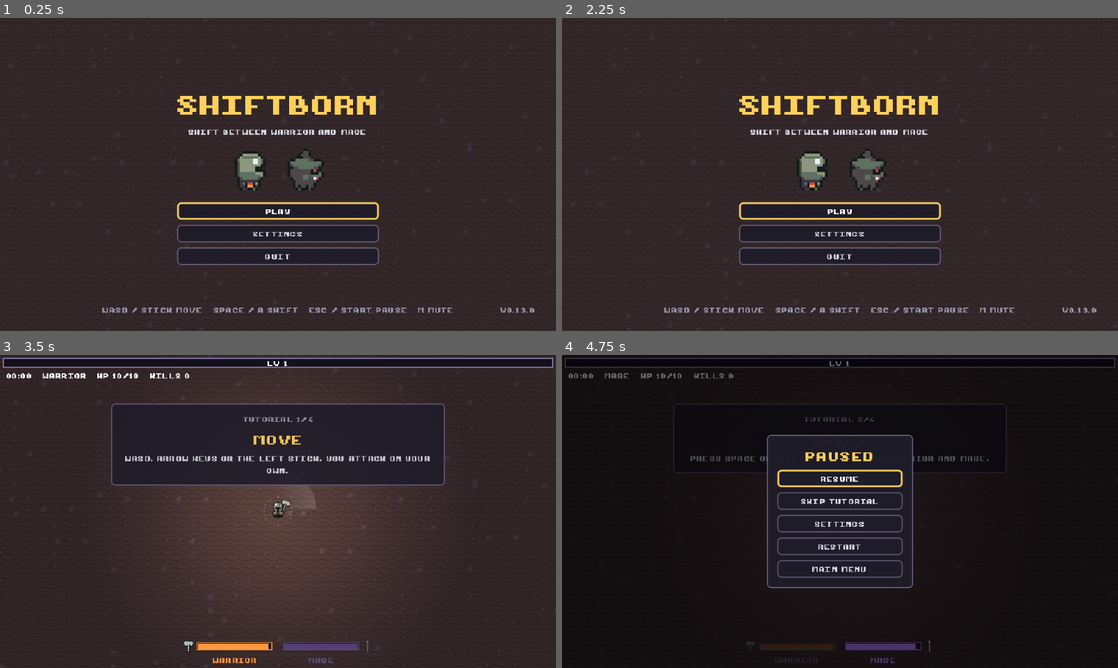
Above: before the commit, frames 1-4 (two rows, left to right).
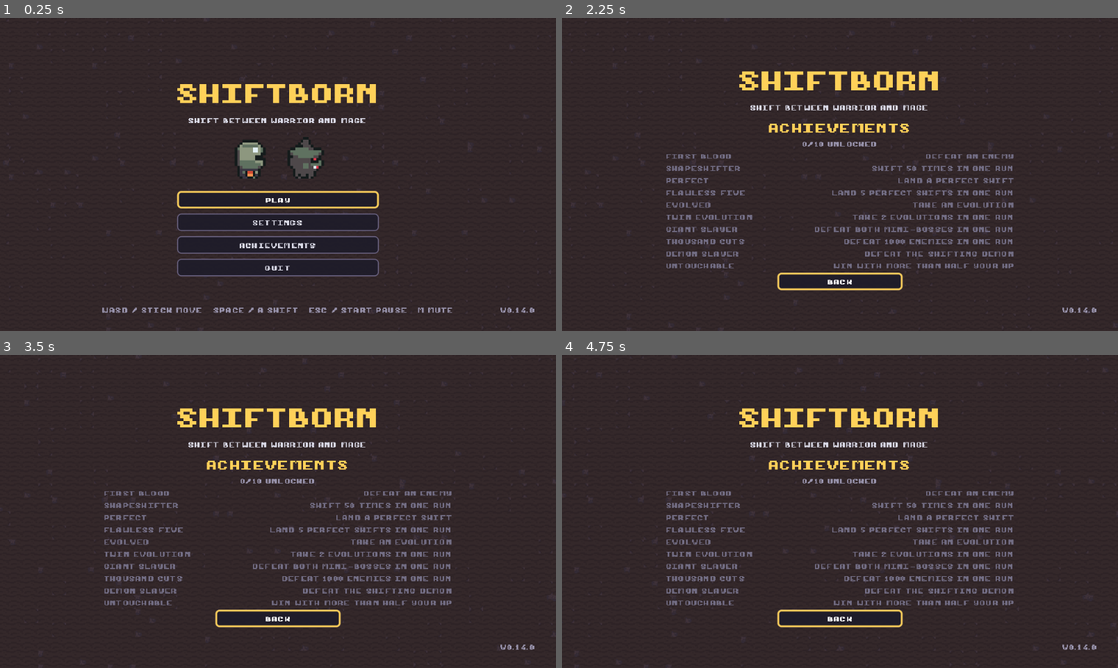
Above: after the commit, the same moments.

Repository: Unwin41/shiftborn
Game: Godot game, scene res://scenes/title.tscn
Two runs of this game, one before a commit and one after it. Both use one fixed random seed, a clock stepped at 60 frames per second and the inputs below.
Inputs (mouse positions are in pixels of both pictures, inside the frame that each line leads up to):
- Up to frame 1 (0.25 s): no input
- Up to frame 2 (2.25 s): click "SETTINGS" at 0.5 s; click "BACK" at 1.25 s; click (840, 243) at 2 s, where only the run after the commit has a clickable "ACHIEVEMENTS"
- Up to frame 3 (3.5 s): click (278, 549) at 2.75 s, where only the run before the commit has a clickable "PLAY"
- Up to frame 4 (4.75 s): move the mouse to (962, 495) at 3.52 s; hold D (move_right) 3.53-4.28 s; tap Shift at 3.6 s; move the mouse to (728, 527) at 4.27 s; hold S (move_down) from 4.28 s (still down); tap P at 4.35 s

The runs differ from the first frame. In frame 1, 7.3% of the frame differs, in the area x 31-95%, y 21-95%; in frame 2, 10%; in frame 3, 20%; in frame 4, 83%, in the area x 0-100%, y 0-100%.

Commit message:
feat: score, best score and ten achievements
Each run is scored: kills x10, seconds x5, perfect shifts x100 and 5000
for beating the boss. The results screen shows the score, its breakdown
and NEW BEST; the title shows the best score and an Achievements page.
Ten achievements (First Blood to Untouchable) unlock during the run
with a toast. Best score and unlocks live in user://progress.cfg.

Unit and smoke tests now point GameSettings and Progress at their own
files, so running them never touches the player's save.

Co-Authored-By: Claude Opus 5.5 <noreply@anthropic.com>

Diff:
--- a/project.godot
+++ b/project.godot
@@ -12,7 +12,7 @@
 
 config/name="Shiftborn"
 config/description="Survivors-like where you shift between knight and mage. GitHub Game Off 2026 (theme: SHIFT)."
-config/version="0.13.0"
+config/version="0.14.0"
 run/main_scene="res://scenes/title.tscn"
 config/features=PackedStringArray("4.7", "GL Compatibility")
 config/icon="res://icon.svg"
--- /dev/null
+++ b/scripts/achievement_toast.gd
@@ -0,0 +1,58 @@
+class_name AchievementToast
+extends CanvasLayer
+## A small "ACHIEVEMENT" card that slides in at the top right, one at a
+## time, for every newly unlocked achievement.
+
+const LAYER := 12
+const SHOW_TIME := 2.4
+const SLIDE_TIME := 0.2
+const MARGIN := 8.0
+const OFFSCREEN := 220.0
+
+var _queue: Array[StringName] = []
+var _busy: bool = false
+var _panel: PanelContainer
+var _title: Label
+
+
+func _init() -> void:
+	layer = LAYER
+	process_mode = Node.PROCESS_MODE_ALWAYS
+	var column := UiKit.column()
+	column.add_child(UiKit.label("Achievement", UiKit.SMALL_FONT_SIZE, UiKit.MUTED_COLOR))
+	_title = UiKit.label("", UiKit.SMALL_FONT_SIZE, UiKit.ACCENT_COLOR)
+	column.add_child(_title)
+	_panel = UiKit.panel(column)
+	_panel.visible = false
+	_panel.mouse_filter = Control.MOUSE_FILTER_IGNORE
+	add_child(_panel)
+
+
+func show_unlocked(id: StringName) -> void:
+	_queue.append(id)
+	if not _busy and is_inside_tree():
+		_next()
+
+
+func pending() -> int:
+	return _queue.size()
+
+
+func _next() -> void:
+	if _queue.is_empty():
+		_busy = false
+		_panel.visible = false
+		return
+	_busy = true
+	_title.text = Achievements.title_of(_queue.pop_front()).to_upper()
+	AudioManager.play(&"card_pick")
+	_panel.visible = true
+	_panel.reset_size()
+	var width := get_viewport().get_visible_rect().size.x
+	var shown_x := width - _panel.size.x - MARGIN
+	_panel.position = Vector2(width + OFFSCREEN, MARGIN + 28.0)
+	var tween := create_tween().set_ignore_time_scale()
+	tween.tween_property(_panel, ^"position:x", shown_x, SLIDE_TIME)
+	tween.tween_interval(SHOW_TIME)
+	tween.tween_property(_panel, ^"position:x", width + OFFSCREEN, SLIDE_TIME)
+	tween.tween_callback(_next)
--- /dev/null
+++ b/scripts/achievements.gd
@@ -0,0 +1,54 @@
+class_name Achievements
+extends RefCounted
+## The ten achievements and the rule for each, checked against
+## [RunStats]. [Progress] stores which ones are unlocked.
+
+const SHIFTS_NEEDED := 50
+const PERFECTS_NEEDED := 5
+const KILLS_NEEDED := 1000
+## Untouchable: win with more than this share of max HP left.
+const UNTOUCHABLE_HEALTH := 0.5
+
+const LIST: Array[Dictionary] = [
+	{id = &"first_blood", title = "First Blood", text = "Defeat an enemy"},
+	{id = &"shapeshifter", title = "Shapeshifter", text = "Shift 50 times in one run"},
+	{id = &"perfect", title = "Perfect", text = "Land a perfect shift"},
+	{id = &"flawless_five", title = "Flawless Five", text = "Land 5 perfect shifts in one run"},
+	{id = &"evolved", title = "Evolved", text = "Take an evolution"},
+	{id = &"twin_evolution", title = "Twin Evolution", text = "Take 2 evolutions in one run"},
+	{id = &"giant_slayer", title = "Giant Slayer", text = "Defeat both mini-bosses in one run"},
+	{id = &"thousand", title = "Thousand Cuts", text = "Defeat 1000 enemies in one run"},
+	{id = &"demon_slayer", title = "Demon Slayer", text = "Defeat The Shifting Demon"},
+	{id = &"untouchable", title = "Untouchable", text = "Win with more than half your HP"},
+]
+
+
+static func is_met(id: StringName, stats: RunStats) -> bool:
+	match id:
+		&"first_blood": return stats.kills >= 1
+		&"shapeshifter": return stats.shifts >= SHIFTS_NEEDED
+		&"perfect": return stats.perfects >= 1
+		&"flawless_five": return stats.perfects >= PERFECTS_NEEDED
+		&"evolved": return stats.evolutions >= 1
+		&"twin_evolution": return stats.evolutions >= 2
+		&"giant_slayer": return stats.mini_bosses_killed >= Run.MINI_BOSSES.size()
+		&"thousand": return stats.kills >= KILLS_NEEDED
+		&"demon_slayer": return stats.won
+		&"untouchable": return stats.won and stats.health_share > UNTOUCHABLE_HEALTH
+	return false
+
+
+## Ids met by [param stats] that are not in [param owned] yet.
+static func newly_unlocked(stats: RunStats, owned: Array) -> Array[StringName]:
+	var fresh: Array[StringName] = []
+	for entry in LIST:
+		if not entry.id in owned and is_met(entry.id, stats):
+			fresh.append(entry.id)
+	return fresh
+
+
+static func title_of(id: StringName) -> String:
+	for entry in LIST:
+		if entry.id == id:
+			return entry.title
+	return String(id)
--- /dev/null
+++ b/scripts/achievements_panel.gd
@@ -0,0 +1,52 @@
+class_name AchievementsPanel
+extends VBoxContainer
+## Title-screen page: every achievement, unlocked ones
+## in color, locked ones dimmed. Back returns to the menu.
+
+signal back_pressed
+
+const ROW_WIDTH := 400.0
+const ROW_GAP := 16
+const LOCKED_COLOR := Color(0.45, 0.43, 0.52)
+
+var _rows: int = 0
+var _back_button: Button
+
+
+func _init() -> void:
+	var progress := Progress.current()
+	add_theme_constant_override(&"separation", 3)
+	alignment = BoxContainer.ALIGNMENT_CENTER
+	add_child(UiKit.label("Achievements", UiKit.HEADER_FONT_SIZE, UiKit.ACCENT_COLOR))
+	add_child(UiKit.label("%d/%d unlocked" % [progress.unlocked.size(), Achievements.LIST.size()], UiKit.SMALL_FONT_SIZE, UiKit.MUTED_COLOR))
+	for entry in Achievements.LIST:
+		add_child(_row(entry, progress.is_unlocked(entry.id)))
+		_rows += 1
+	_back_button = UiKit.button("Back")
+	_back_button.pressed.connect(func() -> void: back_pressed.emit())
+	var center := CenterContainer.new()
+	center.add_child(_back_button)
+	add_child(center)
+
+
+func row_count() -> int:
+	return _rows
+
+
+func focus_first() -> void:
+	if _back_button.is_inside_tree():
+		UiKit.grab_focus_quietly(_back_button)
+
+
+func _row(entry: Dictionary, unlocked: bool) -> Control:
+	var row := HBoxContainer.new()
+	row.custom_minimum_size.x = ROW_WIDTH
+	row.add_theme_constant_override(&"separation", ROW_GAP)
+	var title := UiKit.label(entry.title, UiKit.SMALL_FONT_SIZE, UiKit.ACCENT_COLOR if unlocked else LOCKED_COLOR)
+	title.horizontal_alignment = HORIZONTAL_ALIGNMENT_LEFT
+	title.size_flags_horizontal = Control.SIZE_EXPAND_FILL
+	row.add_child(title)
+	var text := UiKit.label(entry.text, UiKit.SMALL_FONT_SIZE, UiKit.TEXT_COLOR if unlocked else LOCKED_COLOR)
+	text.horizontal_alignment = HORIZONTAL_ALIGNMENT_RIGHT
+	row.add_child(text)
+	return row
--- a/scripts/game_settings.gd
+++ b/scripts/game_settings.gd
@@ -12,6 +12,9 @@
 const SFX_BUS := &"SFX"
 
 static var _current: GameSettings
+## Where [method current] loads and [method save] writes. Tests point it
+## elsewhere so they never touch the player's settings.
+static var path: String = PATH
 
 var music_volume: float = DEFAULT_VOLUME
 var sfx_volume: float = DEFAULT_VOLUME
@@ -24,7 +27,7 @@
 static func current() -> GameSettings:
 	if _current == null:
 		_current = GameSettings.new()
-		_current.load_from(PATH)
+		_current.load_from(path)
 		_current.apply_volumes()
 		# Browsers only allow fullscreen from a click, so web starts windowed.
 		if not OS.has_feature("web"):
@@ -69,9 +72,9 @@
 
 
 func save() -> void:
-	var error := save_to(PATH)
+	var error := save_to(path)
 	if error != OK:
-		push_warning("GameSettings: cannot save %s (error %d)" % [PATH, error])
+		push_warning("GameSettings: cannot save %s (error %d)" % [path, error])
 
 
 func save_to(path: String) -> Error:
--- a/scripts/main.gd
+++ b/scripts/main.gd
@@ -62,6 +62,8 @@
 var results_screen: ResultsScreen
 var tutorial: Tutorial
 var particles: ParticleBursts
+var stats := RunStats.new()
+var achievement_toast: AchievementToast
 var _flash: ColorRect
 var _run_over: bool = false
 var _rng := RandomNumberGenerator.new()
@@ -91,6 +93,11 @@
 	spawner.enemy_spawned.connect(_scale_enemy_health)
 	GameSettings.current()
 	_add_effects()
+	achievement_toast = AchievementToast.new()
+	add_child(achievement_toast)
+	player.form_changed.connect(func(_form: Player.Form) -> void:
+		stats.shifts += 1
+		_check_achievements())
 	_rng.randomize()
 	level_up_menu = LevelUpMenu.new()
 	add_child(level_up_menu)
@@ -195,7 +202,10 @@
 
 func _spawn_due_mini_bosses() -> void:
 	while _next_mini_boss < MINI_BOSSES.size() and spawner.elapsed >= MINI_BOSSES[_next_mini_boss].time:
-		spawn_enemy(MINI_BOSSES[_next_mini_boss].scene, MINI_BOSS_SPAWN_DISTANCE)
+		var mini := spawn_enemy(MINI_BOSSES[_next_mini_boss].scene, MINI_BOSS_SPAWN_DISTANCE)
+		mini.died.connect(func(_enemy: Enemy) -> void:
+			stats.mini_bosses_killed += 1
+			_check_achievements())
 		AudioManager.play(&"boss_roar")
 		_next_mini_boss += 1
 
@@ -284,6 +294,8 @@
 	if _run_over:
 		return
 	kills += 1
+	stats.kills = kills
+	_check_achievements()
 	_pending_level_ups += experience.add(enemy.xp_value)
 	if _pending_level_ups > 0 and not _level_up_active:
 		_open_level_up()
@@ -312,11 +324,16 @@
 
 func _on_upgrade_chosen(upgrade: Upgrade) -> void:
 	AudioManager.play(&"card_pick")
+	if not upgrade.requires_maxed.is_empty():
+		stats.evolutions += 1
+		_check_achievements()
 	if upgrade_pool.apply(upgrade.id) > 0:
 		UpgradeEffects.apply(player, upgrade.id)
 
 
 func _on_perfect_shift() -> void:
+	stats.perfects += 1
+	_check_achievements()
 	_hitstop.slow_motion(PerfectShift.SLOW_TIME, PerfectShift.SLOW_SCALE)
 	particles.burst(player.global_position, PerfectShift.POPUP_COLOR, PERFECT_PARTICLES, PERFECT_PARTICLE_SPEED)
 	_flash.modulate.a = PERFECT_FLASH_ALPHA
@@ -330,7 +347,22 @@
 	_end_run(false)
 
 
+## Unlocks and announces every achievement the run has earned so far.
+func _check_achievements() -> void:
+	stats.seconds = spawner.elapsed
+	var progress := Progress.current()
+	var fresh := Achievements.newly_unlocked(stats, progress.unlocked)
+	for id in fresh:
+		progress.unlock(id)
+		achievement_toast.show_unlocked(id)
+	if not fresh.is_empty():
+		progress.save()
+
+
 func _end_run(won: bool) -> void:
+	stats.won = won
+	stats.health_share = player.health / maxf(player.max_health, 1.0)
+	_check_achievements()
 	AudioManager.stop_music(1.5)
 	_run_over = true
 	get_tree().call_group(EnemyBolt.GROUP, &"queue_free")
@@ -352,3 +384,8 @@
 	for upgrade in owned:
 		levels.append(upgrade_pool.level_of(upgrade.id))
 	results_screen.open(won, seconds, kills, experience.level, owned, levels)
+	var progress := Progress.current()
+	var score := stats.score()
+	var new_best := progress.submit_score(score)
+	progress.save()
+	results_screen.show_score(score, stats.breakdown(), new_best)
--- /dev/null
+++ b/scripts/progress.gd
@@ -0,0 +1,66 @@
+class_name Progress
+extends RefCounted
+## Saved between runs: the best score and the unlocked achievements, in
+## [constant PATH]. [method current] loads it on first use.
+
+const PATH := "user://progress.cfg"
+const SECTION := "progress"
+
+static var _current: Progress
+## Where [method current] loads and [method save] writes. Tests point it
+## elsewhere so they never touch the player's save.
+static var path: String = PATH
+
+var best_score: int = 0
+var unlocked: Array[StringName] = []
+
+
+static func current() -> Progress:
+	if _current == null:
+		_current = Progress.new()
+		_current.load_from(path)
+	return _current
+
+
+## Records [param score]; returns true when it beats the best.
+func submit_score(score: int) -> bool:
+	if score <= best_score:
+		return false
+	best_score = score
+	return true
+
+
+func unlock(id: StringName) -> void:
+	if not id in unlocked:
+		unlocked.append(id)
+
+
+func is_unlocked(id: StringName) -> bool:
+	return id in unlocked
+
+
+func save() -> void:
+	var error := save_to(path)
+	if error != OK:
+		push_warning("Progress: cannot save %s (error %d)" % [path, error])
+
+
+func save_to(path: String) -> Error:
+	var config := ConfigFile.new()
+	config.set_value(SECTION, "best_score", best_score)
+	config.set_value(SECTION, "unlocked", PackedStringArray(unlocked))
+	return config.save(path)
+
+
+## A missing or broken file keeps the current values.
+func load_from(path: String) -> void:
+	if not FileAccess.file_exists(path):
+		return
+	var config := ConfigFile.new()
+	if config.load(path) != OK:
+		push_warning("Progress: cannot read %s" % path)
+		return
+	best_score = maxi(int(config.get_value(SECTION, "best_score", best_score)), 0)
+	unlocked.clear()
+	for id in PackedStringArray(config.get_value(SECTION, "unlocked", PackedStringArray())):
+		unlocked.append(StringName(id))
--- a/scripts/results_screen.gd
+++ b/scripts/results_screen.gd
@@ -17,6 +17,9 @@
 
 var _title: Label
 var _stats: Label
+var _score: Label
+var _score_lines: Label
+var _new_best: Label
 var _upgrades_header: Label
 var _upgrade_grid: GridContainer
 var _retry_button: Button
@@ -50,6 +53,21 @@
 		return
 	_set_buttons_disabled(true)
 	get_tree().create_timer(INPUT_GRACE, true).timeout.connect(_accept_input)
+
+
+## The run's score, one line per part, and NEW BEST when it is a record.
+func show_score(score: int, lines: PackedStringArray, new_best: bool) -> void:
+	_score.text = "SCORE %d" % score
+	_score_lines.text = "\n".join(lines)
+	_new_best.visible = new_best
+
+
+func score_text() -> String:
+	return _score.text
+
+
+func is_new_best_shown() -> bool:
+	return _new_best.visible
 
 
 func title() -> String:
@@ -100,6 +118,13 @@
 	column.add_child(_title)
 	_stats = UiKit.label("")
 	column.add_child(_stats)
+	_score = UiKit.label("", UiKit.HEADER_FONT_SIZE, UiKit.ACCENT_COLOR)
+	column.add_child(_score)
+	_new_best = UiKit.label("New best!", UiKit.SMALL_FONT_SIZE, WIN_COLOR)
+	_new_best.visible = false
+	column.add_child(_new_best)
+	_score_lines = UiKit.label("", UiKit.SMALL_FONT_SIZE, UiKit.MUTED_COLOR)
+	column.add_child(_score_lines)
 	_upgrades_header = UiKit.label("Upgrades", UiKit.SMALL_FONT_SIZE, UiKit.MUTED_COLOR)
 	column.add_child(_upgrades_header)
 	var grid_center := CenterContainer.new()
--- /dev/null
+++ b/scripts/run_stats.gd
@@ -0,0 +1,39 @@
+class_name RunStats
+extends RefCounted
+## What happened in one run: the score and the achievements read this.
+
+const KILL_POINTS := 10
+const SECOND_POINTS := 5
+const PERFECT_POINTS := 100
+const WIN_POINTS := 5000
+
+var kills: int = 0
+var seconds: float = 0.0
+var shifts: int = 0
+var perfects: int = 0
+var evolutions: int = 0
+var mini_bosses_killed: int = 0
+var won: bool = false
+## Health / max health when the run ended.
+var health_share: float = 1.0
+
+
+func score() -> int:
+	return kills * KILL_POINTS + int(seconds) * SECOND_POINTS + perfects * PERFECT_POINTS \
+		+ (WIN_POINTS if won else 0)
+
+
+## One line per score part, e.g. "KILLS 120 x 10   1200".
+func breakdown() -> PackedStringArray:
+	var lines := PackedStringArray([
+		_line("Kills", kills, KILL_POINTS),
+		_line("Seconds", int(seconds), SECOND_POINTS),
+		_line("Perfect shifts", perfects, PERFECT_POINTS),
+	])
+	if won:
+		lines.append(("Boss defeated   %d" % WIN_POINTS).to_upper())
+	return lines
+
+
+static func _line(title: String, count: int, points: int) -> String:
+	return ("%s %d x %d   %d" % [title, count, points, count * points]).to_upper()
--- a/scripts/title_screen.gd
+++ b/scripts/title_screen.gd
@@ -20,6 +20,10 @@
 var _camera: Camera2D
 var _buttons: VBoxContainer
 var _settings: SettingsPanel
+var _achievements: AchievementsPanel
+## Hidden while the achievements page is open, which needs the room.
+var _heroes: Control
+var _hint: Label
 var _play_button: Button
 
 
@@ -45,9 +49,14 @@
 
 
 func _unhandled_input(event: InputEvent) -> void:
-	if _settings != null and _settings.visible and event.is_action_pressed(&"ui_cancel"):
+	if not event.is_action_pressed(&"ui_cancel"):
+		return
+	if _settings != null and _settings.visible:
 		get_viewport().set_input_as_handled()
 		_settings.go_back()
+	elif _achievements != null and _achievements.visible:
+		get_viewport().set_input_as_handled()
+		_show_buttons()
 
 
 func _show_settings() -> void:
@@ -56,8 +65,19 @@
 	_settings.focus_first()
 
 
+func _show_achievements() -> void:
+	_buttons.visible = false
+	_heroes.visible = false
+	_hint.visible = false
+	_achievements.visible = true
+	_achievements.focus_first()
+
+
 func _show_buttons() -> void:
 	_settings.visible = false
+	_achievements.visible = false
+	_heroes.visible = true
+	_hint.visible = true
 	_buttons.visible = true
 	UiKit.grab_focus_quietly(_play_button)
 
@@ -90,10 +110,15 @@
 	center.add_child(column)
 	column.add_child(UiKit.label("Shiftborn", UiKit.TITLE_FONT_SIZE, UiKit.ACCENT_COLOR))
 	column.add_child(UiKit.label(SUBTITLE, UiKit.SMALL_FONT_SIZE, UiKit.TEXT_COLOR))
-	column.add_child(_hero_area())
+	var best := Progress.current().best_score
+	if best > 0:
+		column.add_child(UiKit.label("Best score %d" % best, UiKit.SMALL_FONT_SIZE, UiKit.ACCENT_COLOR))
+	_heroes = _hero_area()
+	column.add_child(_heroes)
 	_buttons = UiKit.column()
 	_play_button = _add_button("Play", start_run)
 	_add_button("Settings", _show_settings)
+	_add_button("Achievements", _show_achievements)
 	if not OS.has_feature("web"):
 		_add_button("Quit", _quit)
 	column.add_child(_buttons)
@@ -101,7 +126,12 @@
 	_settings.visible = false
 	_settings.back_pressed.connect(_show_buttons)
 	column.add_child(_settings)
-	layer.add_child(_corner_label(CONTROLS_HINT, Control.PRESET_CENTER_BOTTOM))
+	_achievements = AchievementsPanel.new()
+	_achievements.visible = false
+	_achievements.back_pressed.connect(_show_buttons)
+	column.add_child(_achievements)
+	_hint = _corner_label(CONTROLS_HINT, Control.PRESET_CENTER_BOTTOM)
+	layer.add_child(_hint)
 	var version := "v%s" % ProjectSettings.get_setting("application/config/version", "")
 	layer.add_child(_corner_label(version, Control.PRESET_BOTTOM_RIGHT))
 
--- a/tests/run_tests.gd
+++ b/tests/run_tests.gd
@@ -10,6 +10,9 @@
 
 
 func _initialize() -> void:
+	# Never touch the player's own save files.
+	GameSettings.path = "user://test_run_settings.cfg"
+	Progress.path = "user://test_run_progress.cfg"
 	var files := DirAccess.get_files_at(TEST_DIR)
 	if files.is_empty():
 		push_error("No test files found in %s" % TEST_DIR)
@@ -19,6 +22,8 @@
 		if file.begins_with("test_") and file.ends_with(".gd"):
 			_run_suite(TEST_DIR.path_join(file))
 	print("\n%d passed, %d failed" % [_passed, _failed])
+	for file in [GameSettings.path, Progress.path]:
+		DirAccess.remove_absolute(ProjectSettings.globalize_path(file))
 	quit(1 if _failed > 0 else 0)
 
 
--- a/tests/smoke_test.gd
+++ b/tests/smoke_test.gd
@@ -16,6 +16,9 @@
 
 
 func _initialize() -> void:
+	# Never touch the player's own save files.
+	GameSettings.path = "user://smoke_settings.cfg"
+	Progress.path = "user://smoke_progress.cfg"
 	_run.call_deferred()
 
 
@@ -51,6 +54,8 @@
 	await _check_boss(main, player)
 	for error in _errors:
 		printerr("SMOKE FAIL: ", error)
+	for file in [GameSettings.path, Progress.path]:
+		DirAccess.remove_absolute(ProjectSettings.globalize_path(file))
 	await AudioManager.shutdown()
 	quit(1 if not _errors.is_empty() else 0)
 
@@ -93,6 +98,8 @@
 	_check(main.results_screen.visible, "results screen not shown after the run")
 	_check(main.results_screen.title() == "YOU WIN", "results title is %s" % main.results_screen.title())
 	_check(main.results_screen.upgrade_slot_count() > 0, "results list no upgrades")
+	_check(main.results_screen.score_text().begins_with("SCORE"), "no score on the results screen")
+	_check(Progress.current().is_unlocked(&"demon_slayer"), "winning did not unlock Demon Slayer")
 
 
 ## An enemy right on the player makes the next shift perfect.
--- /dev/null
+++ b/tests/unit/test_progress.gd
@@ -0,0 +1,83 @@
+extends TestCase
+## Run score, achievements and the saved progress (best score, unlocks).
+
+
+func _stats() -> RunStats:
+	var stats := RunStats.new()
+	stats.kills = 100
+	stats.seconds = 120.5
+	stats.perfects = 3
+	return stats
+
+
+func test_score_adds_kills_time_perfects_and_the_win() -> void:
+	var stats := _stats()
+	assert_eq(stats.score(), 100 * RunStats.KILL_POINTS + 120 * RunStats.SECOND_POINTS + 3 * RunStats.PERFECT_POINTS)
+	stats.won = true
+	assert_eq(stats.score(), 100 * RunStats.KILL_POINTS + 120 * RunStats.SECOND_POINTS + 3 * RunStats.PERFECT_POINTS + RunStats.WIN_POINTS)
+
+
+func test_score_breakdown_lists_each_part() -> void:
+	var lines := _stats().breakdown()
+	assert_eq(lines.size(), 3, "no win line for a loss")
+	assert_true(lines[0].begins_with("KILLS"), "first line is kills: %s" % lines[0])
+
+
+func test_ten_achievements_with_unique_ids() -> void:
+	var ids := {}
+	for entry in Achievements.LIST:
+		assert_false(ids.has(entry.id), "duplicate %s" % entry.id)
+		ids[entry.id] = true
+		assert_true(entry.title != "" and entry.text != "", "%s needs text" % entry.id)
+	assert_eq(ids.size(), 10)
+
+
+func test_newly_unlocked_skips_what_is_already_owned() -> void:
+	var stats := RunStats.new()
+	stats.kills = 1
+	stats.perfects = 1
+	var fresh := Achievements.newly_unlocked(stats, [])
+	assert_true(&"first_blood" in fresh and &"perfect" in fresh, "first kill and perfect unlock: %s" % [fresh])
+	assert_false(&"flawless_five" in fresh, "one perfect is not five")
+	var again := Achievements.newly_unlocked(stats, fresh)
+	assert_eq(again.size(), 0)
+
+
+func test_win_achievements_need_the_win() -> void:
+	var stats := RunStats.new()
+	stats.health_share = 0.9
+	assert_false(&"untouchable" in Achievements.newly_unlocked(stats, []), "untouchable needs a win")
+	stats.won = true
+	var unlocked := Achievements.newly_unlocked(stats, [])
+	assert_true(&"demon_slayer" in unlocked and &"untouchable" in unlocked, "win at 90%% HP: %s" % [unlocked])
+
+
+func test_progress_keeps_the_best_score_and_unlocks() -> void:
+	var path := "user://test_progress.cfg"
+	var progress := Progress.new()
+	assert_true(progress.submit_score(500), "first score is a best")
+	assert_false(progress.submit_score(400), "lower score is not a best")
+	progress.unlock(&"perfect")
+	progress.save_to(path)
+	var loaded := Progress.new()
+	loaded.load_from(path)
+	assert_eq(loaded.best_score, 500)
+	assert_true(loaded.is_unlocked(&"perfect"), "unlock should load back")
+	DirAccess.remove_absolute(ProjectSettings.globalize_path(path))
+
+
+func test_results_screen_shows_score_and_new_best() -> void:
+	var screen := ResultsScreen.new()
+	var none: Array[Upgrade] = []
+	var no_levels: Array[int] = []
+	screen.open(true, 60.0, 10, 3, none, no_levels)
+	screen.show_score(1234, PackedStringArray(["KILLS 10 x 10   100"]), true)
+	assert_eq(screen.score_text(), "SCORE 1234")
+	assert_true(screen.is_new_best_shown(), "new best should show")
+	screen.free()
+
+
+func test_achievements_page_lists_every_achievement() -> void:
+	var page := AchievementsPanel.new()
+	assert_eq(page.row_count(), Achievements.LIST.size())
+	page.free()
Not shown, added: scripts/achievement_toast.gd.uid
Not shown, added: scripts/achievements.gd.uid
Not shown, added: scripts/achievements_panel.gd.uid
Not shown, added: scripts/progress.gd.uid
Not shown, added: scripts/run_stats.gd.uid
Not shown, added: tests/unit/test_progress.gd.uid
